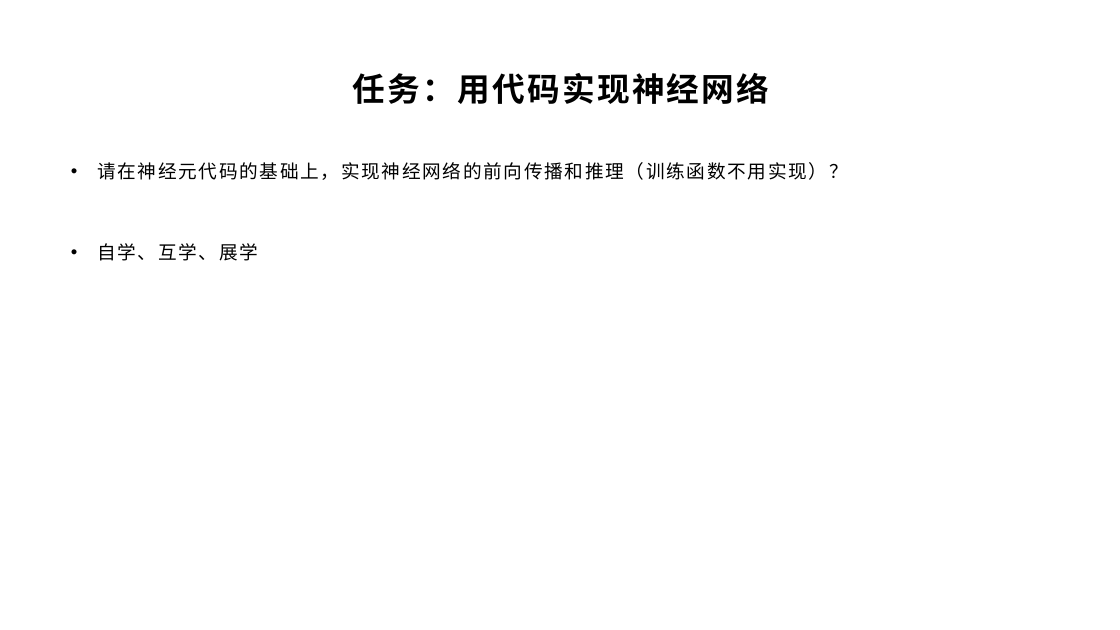
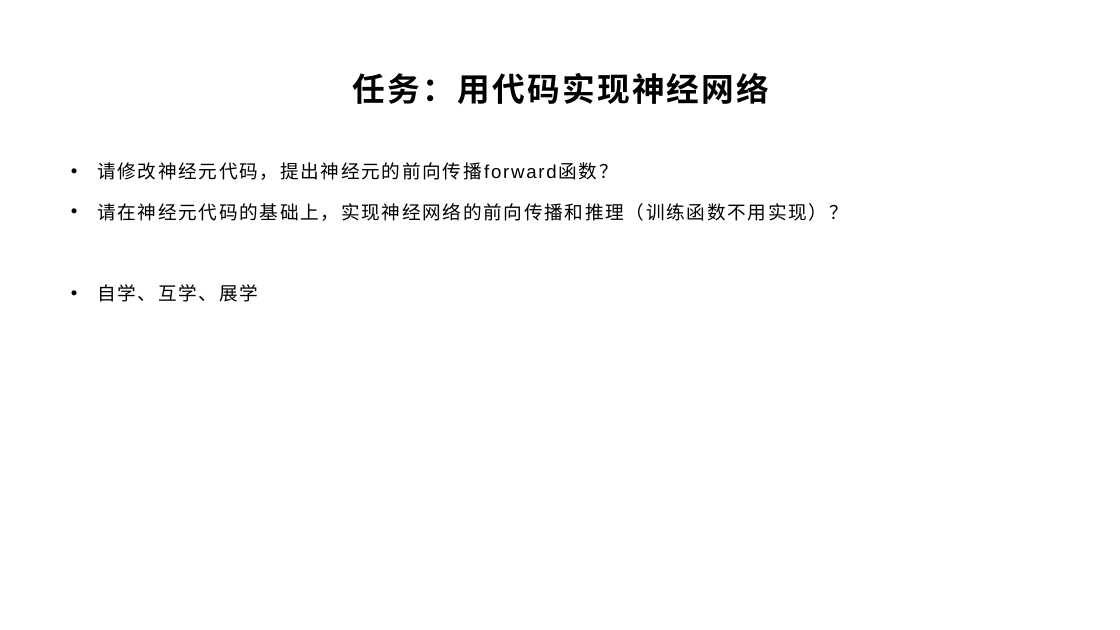
Before and after one commit to yyc-git/DeepLearningEdu, a slide deck: slide 11 of lessons/2_gender_analyze/ppt/“判断性别”Demo需求分析和初步设计（中）.pptx. Drawn at 1120x630 pixels with LibreOffice and Linux fonts; fonts in the diff are those of the drawing; background and template pictures are left out. Boxes give left, top, right and bottom in pixels: in the first picture for what was removed or moved away, otherwise in the second. Text is boxed around its words. In the diff, an @@ line names an element or a change of style, - is before the commit and + after.

```diff
--- a/lessons/2_gender_analyze/ppt/“判断性别”Demo需求分析和初步设计（中）.pptx
+++ b/lessons/2_gender_analyze/ppt/“判断性别”Demo需求分析和初步设计（中）.pptx
@@ text at [97, 162, 482, 180]: paragraph added @@
+• 请修改神经元代码，提出神经元的前向传播forward函数？
```
Also in this commit, not shown: 4 other slides changed, 10 other files.
